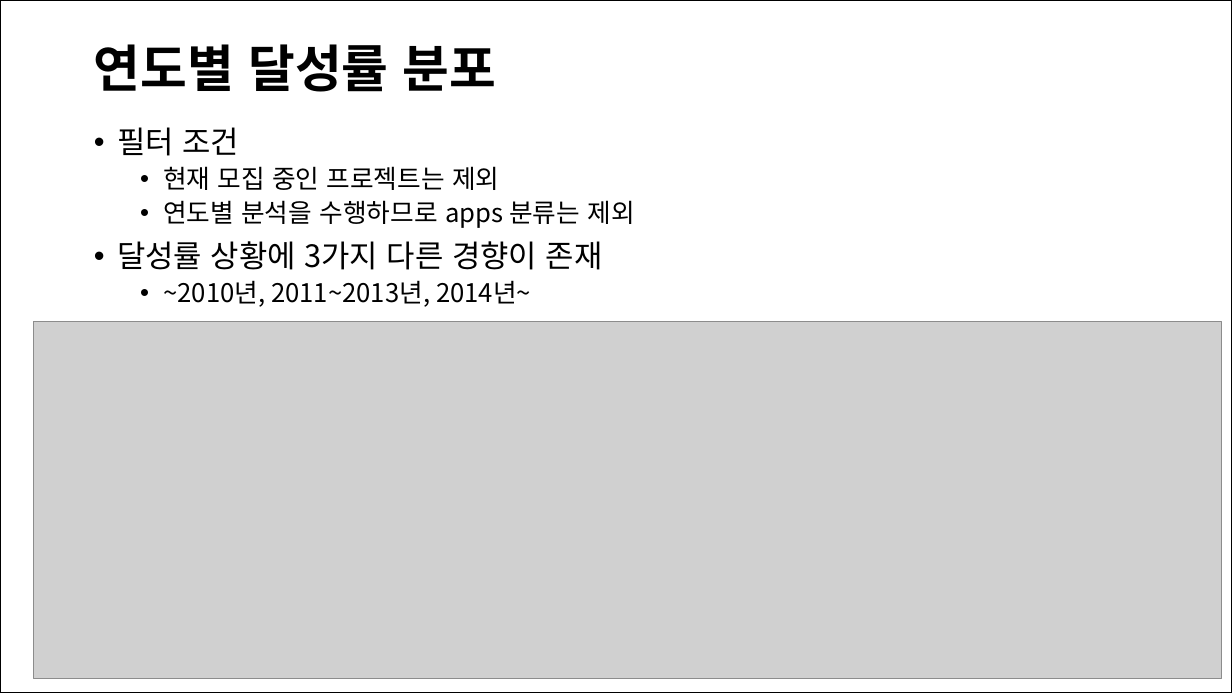
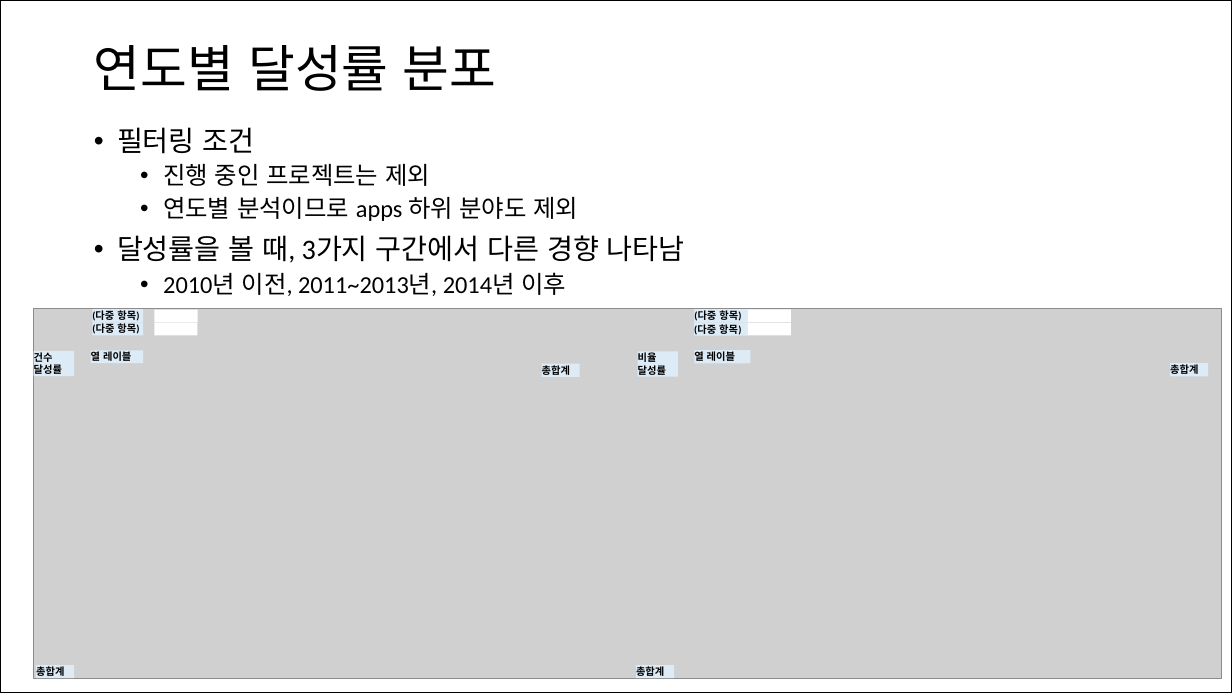
Before and after one commit to oreilly-japan/ml-at-work, a slide deck: slide 8 of chap09/kickstarter_slide.pptx. Drawn at 1232x693 pixels with LibreOffice and Linux fonts; fonts in the diff are those of the drawing; grey boxes stand for pictures. Boxes give left, top, right and bottom in pixels: in the first picture for what was removed or moved away, otherwise in the second. Text is boxed around its words. In the diff, an @@ line names an element or a change of style, - is before the commit and + after.

```diff
--- a/chap09/kickstarter_slide.pptx
+++ b/chap09/kickstarter_slide.pptx
@@ title "연도별 달성률 분포" at box(94, 45, 497, 91): font Noto Sans CJK KR to Calibri, bold off @@
@@ text at box(117, 127, 685, 296): text changed; size 20 to 19 pt; font Noto Sans CJK KR to Calibri @@
-• 필터 조건
-  • 현재 모집 중인 프로젝트는 제외
-  • 연도별 분석을 수행하므로 apps 분류는 제외
-• 달성률 상황에 3가지 다른 경향이 존재
-  • ~2010년, 2011~2013년, 2014년~
+• 필터링 조건
+  • 진행 중인 프로젝트는 제외
+  • 연도별 분석이므로 apps 하위 분야도 제외
+• 달성률을 볼 때, 3가지 구간에서 다른 경향 나타남
+  • 2010년 이전, 2011~2013년, 2014년 이후
@@ picture: place and size @@
-picture at box(33, 322, 1222, 678)
+picture at box(33, 308, 1222, 678)
@@ rectangle added at box(92, 309, 143, 322), fill #DDEBF7, 8 pt, text #000000, bold @@
+(다중 항목)
@@ rectangle added at box(92, 323, 143, 335), fill #DDEBF7, 8 pt, text #000000, bold @@
+(다중 항목)
@@ rectangle added at box(154, 310, 198, 323), fill #FFFFFF @@
@@ rectangle added at box(154, 323, 198, 335), fill #FFFFFF @@
@@ rectangle added at box(694, 310, 748, 323), fill #DDEBF7, 8 pt, text #000000, bold @@
+(다중 항목)
@@ rectangle added at box(694, 323, 748, 335), fill #DDEBF7, 8 pt, text #000000, bold @@
+(다중 항목)
@@ rectangle added at box(748, 310, 791, 323), fill #FFFFFF @@
@@ rectangle added at box(748, 323, 791, 335), fill #FFFFFF @@
@@ rectangle added at box(33, 351, 74, 376), fill #DDEBF7, 8 pt, text #000000, bold @@
+건수
+달성률
@@ rectangle added at box(91, 350, 143, 363), fill #DDEBF7, 8 pt, text #000000, bold @@
+열 레이블
@@ rectangle added at box(638, 351, 678, 376), fill #DDEBF7, 8 pt, text #000000, bold @@
+비율
+달성률
@@ rectangle added at box(694, 350, 750, 363), fill #DDEBF7, 8 pt, text #000000, bold @@
+열 레이블
@@ rectangle added at box(542, 364, 579, 377), fill #DDEBF7, 8 pt, text #000000, bold @@
+총합계
@@ rectangle added at box(1170, 363, 1208, 376), fill #DDEBF7, 8 pt, text #000000, bold @@
+총합계
@@ rectangle added at box(36, 665, 74, 678), fill #DDEBF7, 8 pt, text #000000, bold @@
+총합계
@@ rectangle added at box(636, 665, 674, 678), fill #DDEBF7, 8 pt, text #000000, bold @@
+총합계
```
Also in this commit, not shown: 12 other slides changed, 6 slides added, 6 slides removed, 8 other files.
